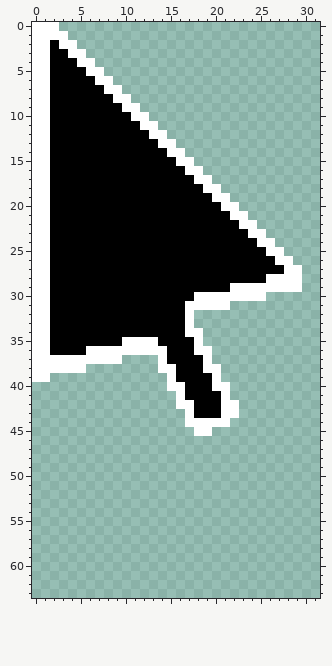
A pixel-art file gets an edit: assets/aseprite/select_cursor.aseprite. This is how it looked before the edit.
32x64 pixels, 1 frame.
The result:
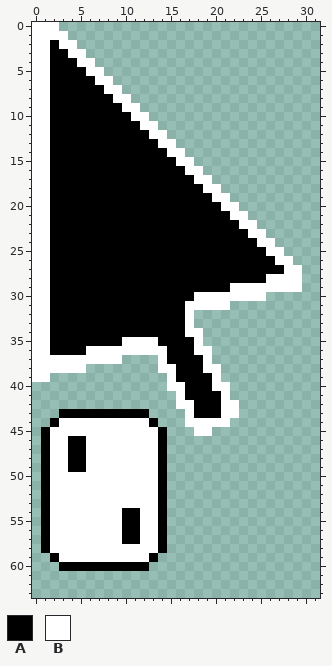
Palette (. is transparent): A #000000  B #ffffff
Author's note on the commit: acceptable selection cursor ig
Edits made:
Changed rows in their new state; - is an unchanged pixel.
first column x 1:
43 --AAAAAAAAAA--
44 -ABBBBBBBBBBA-
45 ABBBBBBBBBBBBA
46 ABBAABBBBBBBBA
47 ABBAABBBBBBBBA
48 ABBAABBBBBBBBA
49 ABBAABBBBBBBBA
50 ABBBBBBBBBBBBA
51 ABBBBBBBBBBBBA
52 ABBBBBBBBBBBBA
53 ABBBBBBBBBBBBA
54 ABBBBBBBBAABBA
55 ABBBBBBBBAABBA
56 ABBBBBBBBAABBA
57 ABBBBBBBBAABBA
58 ABBBBBBBBBBBBA
59 -ABBBBBBBBBBA-
60 --AAAAAAAAAA--
Boxes around the changes in both pictures, in picture pixels (x1, y1, x2, y2):
added: (41, 409, 167, 571)
